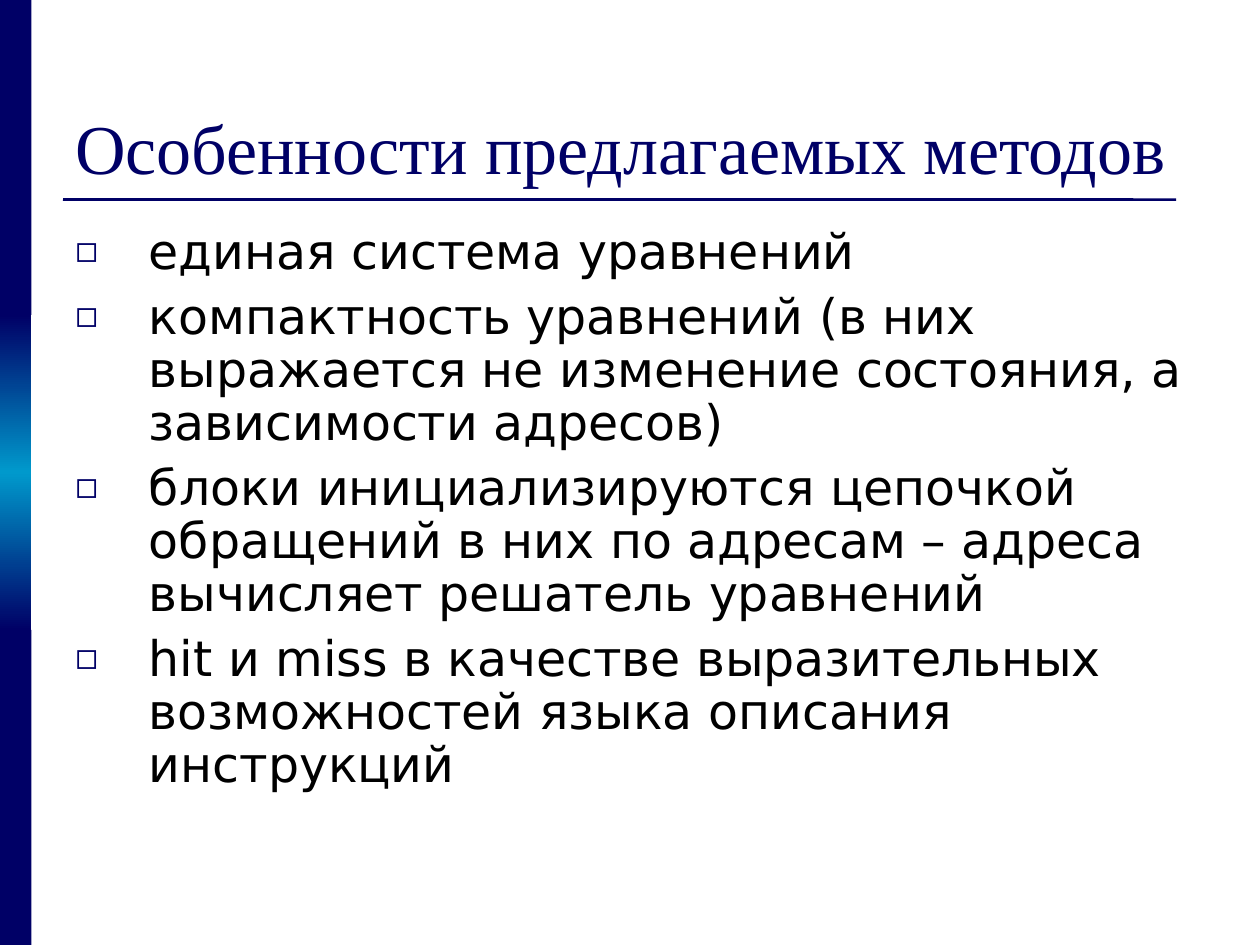
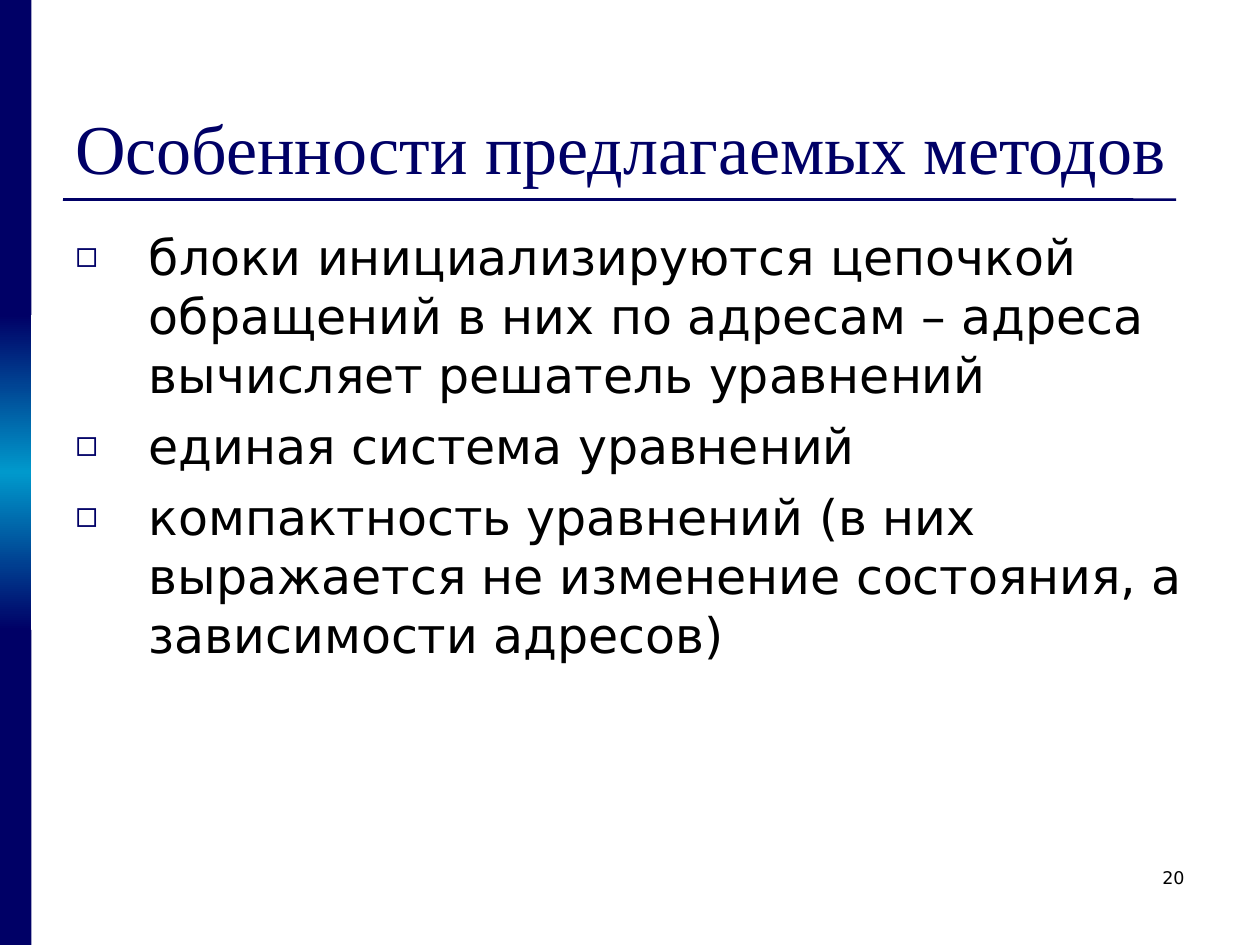
Before and after one commit to kornevgen/tesla-project, a slide deck: slide 20 of papers/THESIS/talks/pred/prethesis9.ppt (slide 25 before the commit). Drawn at 1260x945 pixels with LibreOffice and Linux fonts; fonts in the diff are those of the drawing. Boxes give left, top, right and bottom in pixels: in the first picture for what was removed or moved away, otherwise in the second. Text is boxed around its words. In the diff, an @@ line names an element or a change of style, - is before the commit and + after.

```diff
--- a/papers/THESIS/talks/pred/prethesis9.ppt
+++ b/papers/THESIS/talks/pred/prethesis9.ppt
@@ text at box(149, 237, 1144, 404): paragraph added @@
+◻ блоки инициализируются цепочкой обращений в них по адресам – адреса вычисляет решатель уравнений
@@ text at box(149, 426, 1182, 664): line spacing 0.9 to 1 @@
@@ text at box(149, 467, 1144, 793): paragraphs removed @@
-◻ блоки инициализируются цепочкой обращений в них по адресам – адреса вычисляет решатель уравнений
-◻ hit и miss в качестве выразительных возможностей языка описания инструкций
@@ page number added at box(1162, 871, 1184, 885), 10 pt, text #000000 @@
+20
```
Also in this commit, not shown: 21 other slides changed, 1 slide added, 4 slides removed.
